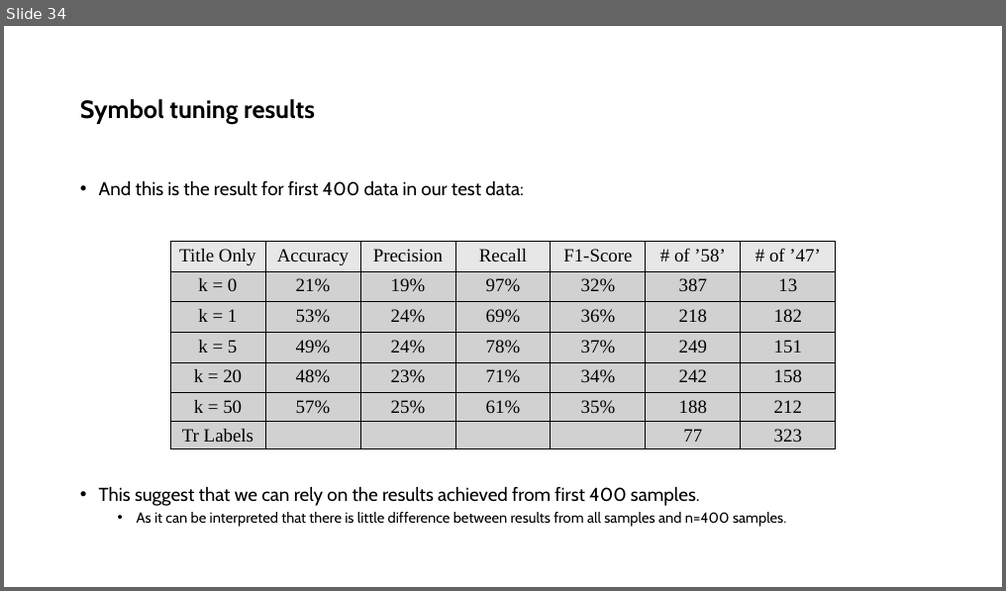
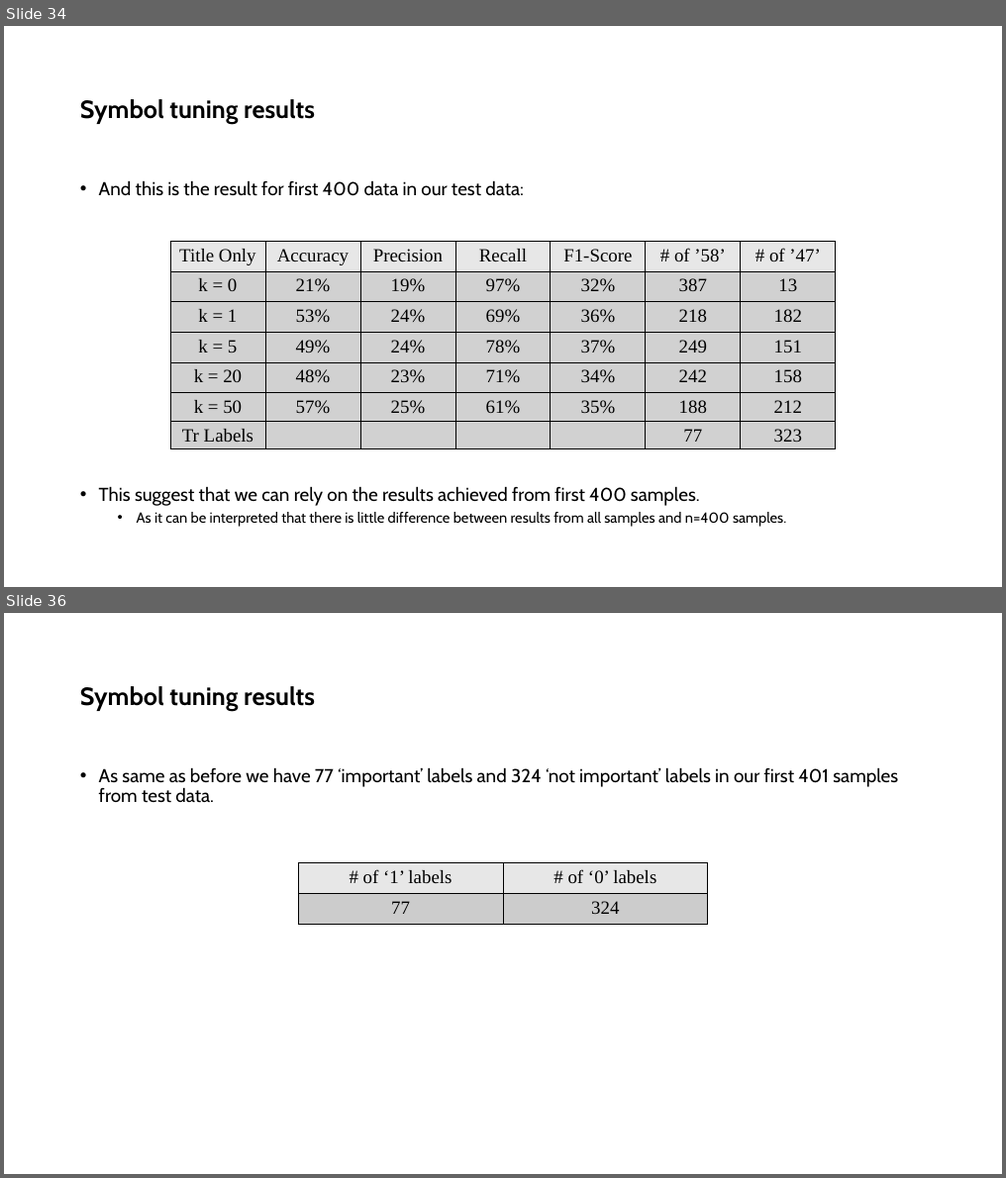
Before and after one commit to ShayanSalehi81/BachelorProject, a slide deck: Slides/Symbol Tuning.pptx. Shown one above the other, each under a label of ours: slide 34 before the commit, slides 34 and 36 after it; the slides between them are not shown. The pictures are 1006x591 and 1006x1178 pixels, drawn with LibreOffice and Linux fonts; fonts in the diff are those of the drawing. Boxes give left, top, right and bottom in pixels: in the first picture for what was removed or moved away, otherwise in the second. Text is boxed around its words. In the diff, an @@ line names an element or a change of style, - is before the commit and + after.

```diff
--- a/Slides/Symbol Tuning.pptx
+++ b/Slides/Symbol Tuning.pptx
@@ slide 36 added at [4,613,1002,1174], background #FFFFFF @@
@@ title added at [80,686,315,711], 24 pt, text #000000, bold @@
+Symbol tuning results
@@ text added at [99,767,898,803], 18 pt, text #000000 @@
+• As same as before we have 77 ‘important’ labels and 324 ‘not important’ labels in our first 401 samples from test data.
@@ table added at [298,863,709,924], 2 rows, 2 columns @@
+# of ‘1’ labels | # of ‘0’ labels
+77 | 324
```
Also in this commit, not shown: 10 other slides added, 3 other files.
